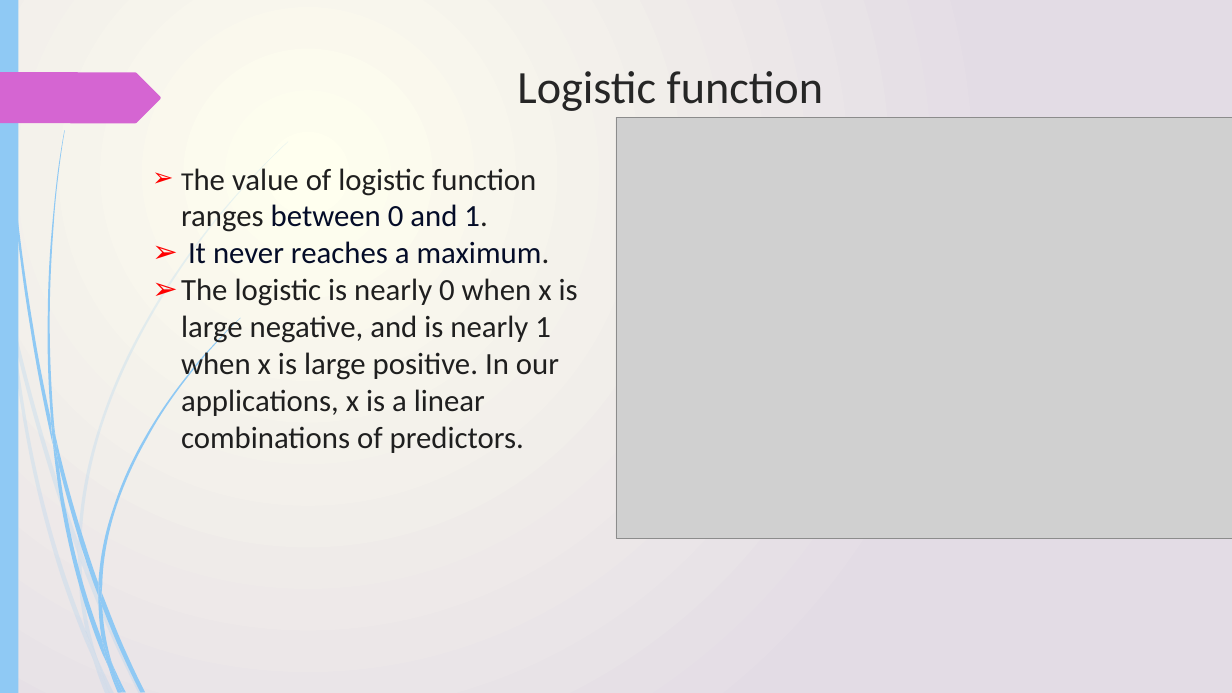
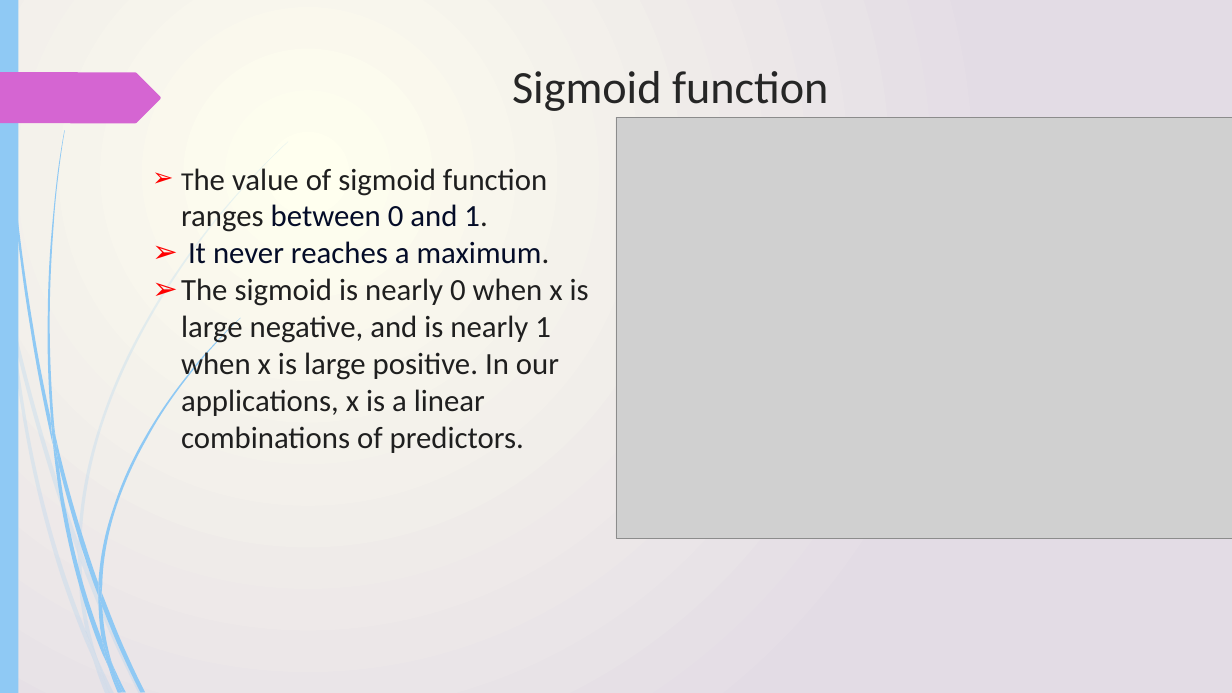
Before and after one commit to JYOTHY-DAS/Data-Analysis-Slides, a slide deck: slide 16 of Logarithmic curves.pptx (slide 11 before the commit). Drawn at 1232x693 pixels with LibreOffice and Linux fonts; fonts in the diff are those of the drawing; grey boxes stand for pictures. Boxes give left, top, right and bottom in pixels: in the first picture for what was removed or moved away, otherwise in the second. Text is boxed around its words. In the diff, an @@ line names an element or a change of style, - is before the commit and + after.

```diff
--- a/Logarithmic curves.pptx
+++ b/Logarithmic curves.pptx
@@ title at (512,71,828,111): text changed @@
-Logistic function
+Sigmoid function
@@ text at (181,168,547,232): text changed @@
-➢ The value of logistic function ranges between 0 and 1.
+➢ The value of sigmoid function ranges between 0 and 1.
@@ text at (181,278,589,453): text changed @@
-➢ The logistic is nearly 0 when x is large negative, and is nearly 1 when x is large positive. In our applications, x is a linear combinations of predictors.
+➢ The sigmoid is nearly 0 when x is large negative, and is nearly 1 when x is large positive. In our applications, x is a linear combinations of predictors.
```
Also in this commit, not shown: 2 other slides changed, 4 slides added.
